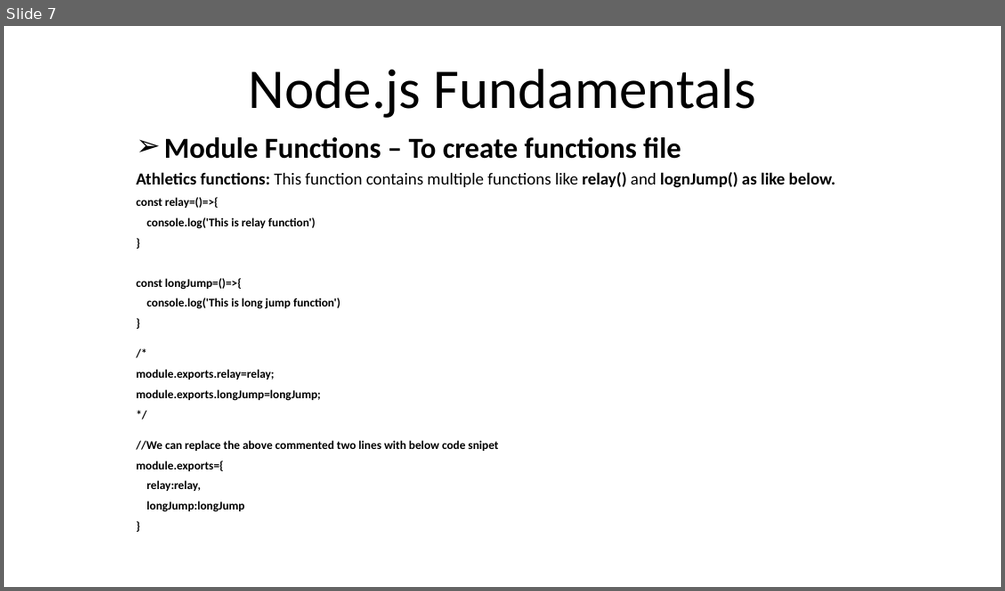
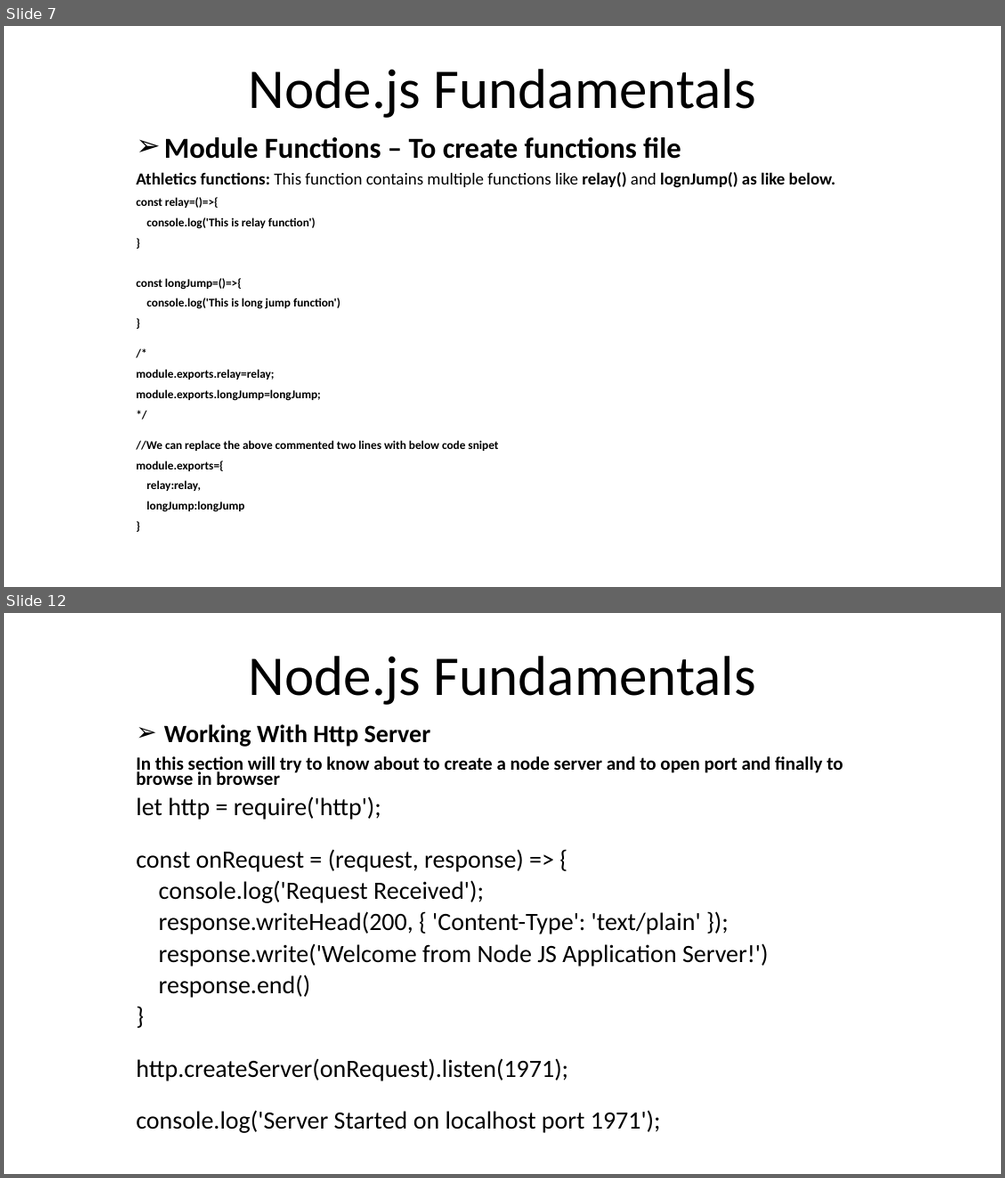
Before and after one commit to rezaice07/nodejs-fundamentals, a slide deck: ppt/01. Introduction.pptx. Shown one above the other, each under a label of ours: slide 7 before the commit, slides 7 and 12 after it; the slides between them are not shown. The pictures are 1005x591 and 1005x1178 pixels, drawn with LibreOffice and Linux fonts; fonts in the diff are those of the drawing. Boxes give left, top, right and bottom in pixels: in the first picture for what was removed or moved away, otherwise in the second. Text is boxed around its words. In the diff, an @@ line names an element or a change of style, - is before the commit and + after.

```diff
--- a/ppt/01. Introduction.pptx
+++ b/ppt/01. Introduction.pptx
@@ slide 12 added at <box>4,613,1001,1174</box>, background #FFFFFF @@
@@ title added at <box>249,656,756,705</box>, 54 pt, text #000000 @@
+Node.js Fundamentals
@@ subtitle added at <box>136,724,842,1133</box>, 24 pt, text #000000 @@
+➢ Working With Http Server
+In this section will try to know about to create a node server and to open port and finally to browse in browser
+let http = require('http');
+const onRequest = (request, response) => {
+console.log('Request Received');
+response.writeHead(200, { 'Content-Type': 'text/plain' });
+response.write('Welcome from Node JS Application Server!')
+response.end()
+}
+http.createServer(onRequest).listen(1971);
+console.log('Server Started on localhost port 1971');
```
Also in this commit, not shown: 6 other slides added, 1 slide removed, 13 other files.
